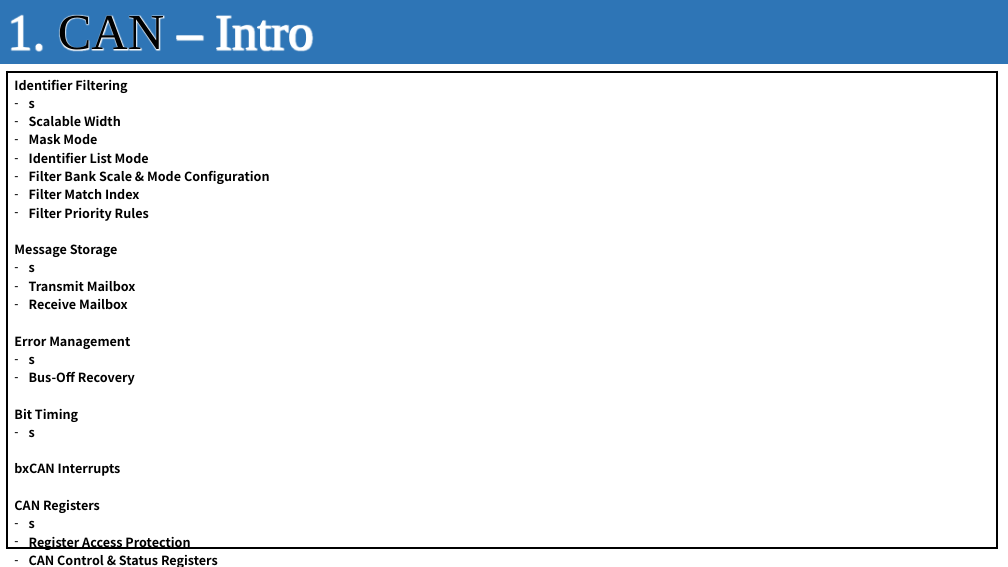
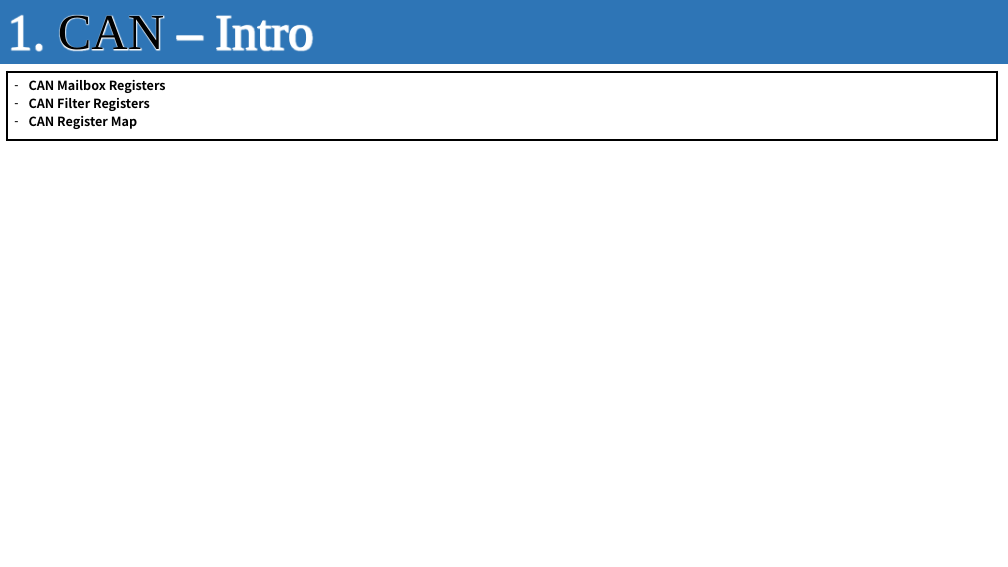
Before and after one commit to seonghokim/Study, a slide deck: slide 27 of Study Material/Firmware Explanation.pptx (slide 12 before the commit). Drawn at 1008x567 pixels with LibreOffice and Linux fonts; fonts in the diff are those of the drawing; background and template pictures are left out. Boxes give left, top, right and bottom in pixels: in the first picture for what was removed or moved away, otherwise in the second. Text is boxed around its words. In the diff, an @@ line names an element or a change of style, - is before the commit and + after.

```diff
--- a/Study Material/Firmware Explanation.pptx
+++ b/Study Material/Firmware Explanation.pptx
@@ table at (7, 72, 997, 140) @@
-row 1, column 1: Identifier Filtering / s / Scalable Width / Mask Mode / Identifier List Mode / Filter Bank Scale & Mode Configuration / Filter Match Index / Filter Priority Rules / Message Storage / s / Transmit Mailbox / Receive Mailbox / Error Management / s / Bus-Off Recovery / Bit Timing / s / bxCAN Interrupts / CAN Registers / s / Register Access Protection / CAN Control & Status Registers / CAN Mailbox Registers / CAN Filter Registers / CAN Register Map
+row 1, column 1: CAN Mailbox Registers / CAN Filter Registers / CAN Register Map
```
Also in this commit, not shown: 14 slides added.
